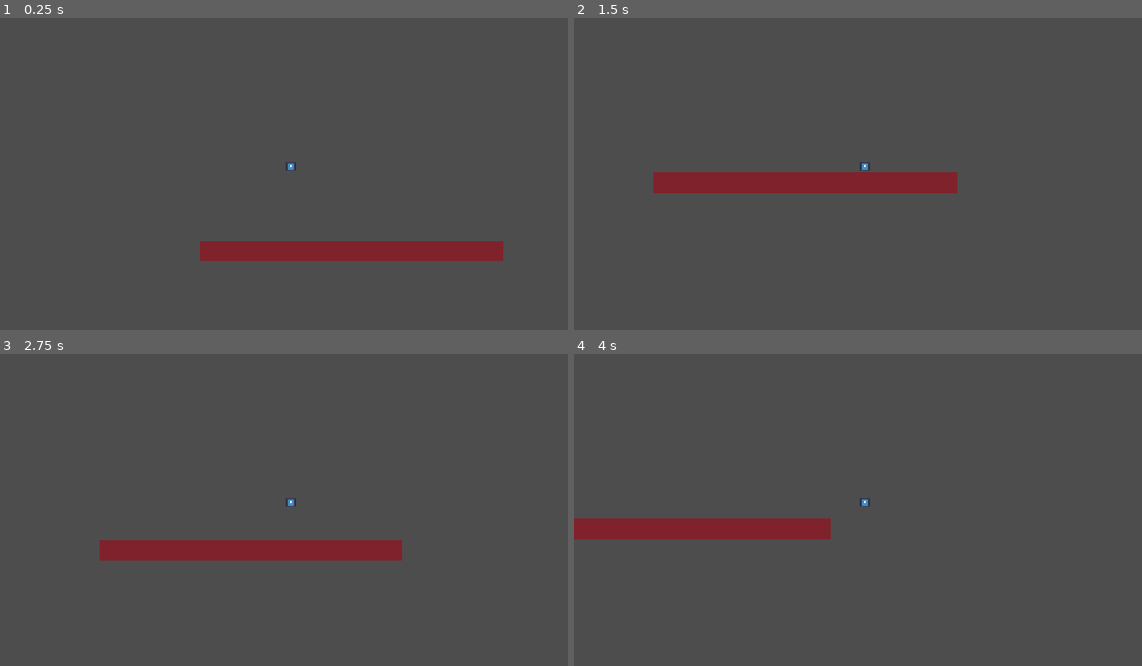
Above: before the commit, frames 1-4 (two rows, left to right).
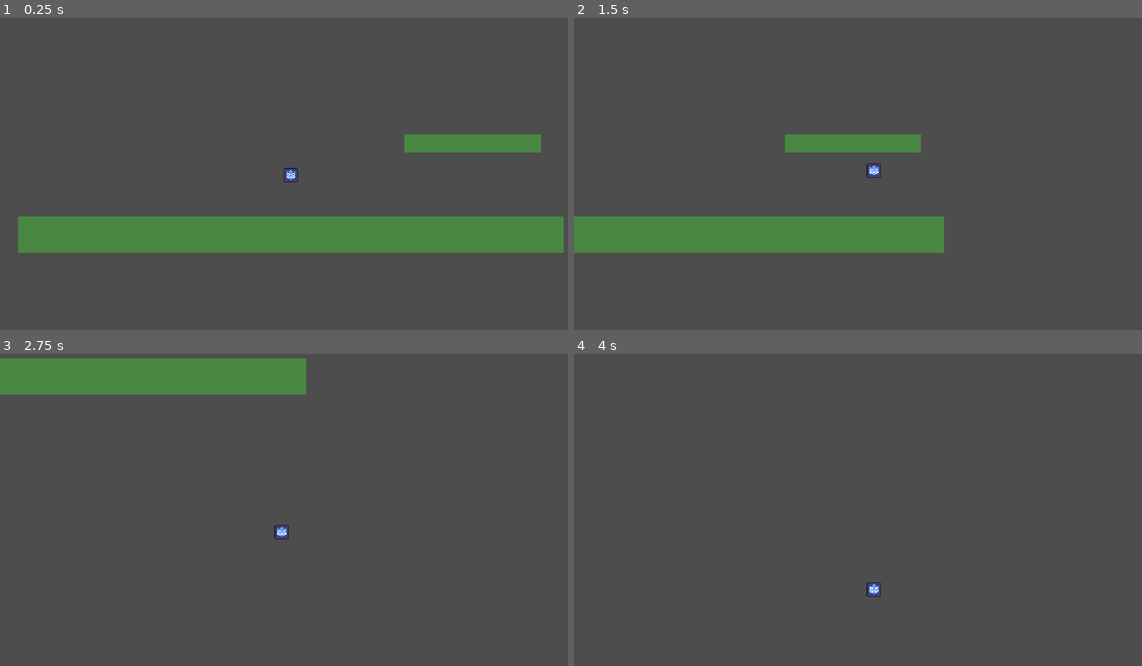
Above: after the commit, the same moments.

Repository: thatoneperson10/platformer-game
Game: Godot game, scene res://scenes/levels/level_01.tscn
Two runs of this game, one before a commit and one after it. Both use one fixed random seed, a clock stepped at 60 frames per second and the inputs below. The project has no main scene, so this scene is started directly. The engine's default icon, where the game draws it, is replaced by a stand-in: a white triangle on a blue panel in a dark square.
Inputs (mouse positions are in pixels of both pictures, inside the frame that each line leads up to):
- Up to frame 1 (0.25 s): no input
- Up to frame 2 (1.5 s): tap Enter at 0.5 s; move the mouse to (994, 149) at 0.52 s; hold D (move_right) from 0.53 s (still down); tap W (jump) at 0.6, 0.77, 1.07 s; click (994, 149) at 0.67 s; move the mouse to (750, 183) at 1.27 s; tap Alt at 1.35 s
- Up to frame 3 (2.75 s): tap W (jump) at 1.52, 1.55, 1.82, 2.3 s; move the mouse to (346, 428) at 2.02 s; release D (move_right) at 2.03 s; hold A (move_left) from 2.03 s (still down); tap Shift at 2.1 s
- Up to frame 4 (4 s): move the mouse to (835, 569) at 2.77 s; release A (move_left) at 2.78 s; hold D (move_right) from 2.78 s (still down); tap W (jump) at 2.85, 3.02, 3.32, 3.77, 3.8 s; click (835, 569) at 2.92 s; move the mouse to (1039, 550) at 3.52 s; tap Alt at 3.6 s

The runs differ from the first frame. In frame 1, 14% of the frame differs, in the area x 3-100%, y 37-78%; in frame 2, 13%; in frame 3, 9.9%; in frame 4, 3.2%.

Commit message:
Fix pixel art camera jitter and lock game to 60 FPS

Diff:
--- a/project.godot
+++ b/project.godot
@@ -12,12 +12,17 @@
 
 config/name="platformer game"
 config/features=PackedStringArray("4.7", "GL Compatibility")
+run/max_fps=60
 config/icon="res://icon.svg"
 
 [display]
 
-window/stretch/mode="canvas_items"
-window/stretch/aspect="expand"
+window/size/viewport_width=640
+window/size/viewport_height=360
+window/size/window_width_override=1280
+window/size/window_height_override=720
+window/stretch/mode="viewport"
+window/stretch/scale_mode="integer"
 
 [editor_plugins]
 
@@ -47,9 +52,12 @@
 [physics]
 
 3d/physics_engine="Jolt Physics"
+common/physics_interpolation=true
 
 [rendering]
 
 rendering_device/driver.windows="d3d12"
 renderer/rendering_method="gl_compatibility"
 renderer/rendering_method.mobile="gl_compatibility"
+anti_aliasing/quality/msaa_2d=2
+2d/snap/snap_2d_transforms_to_pixel=true
--- a/scenes/levels/level_01.tscn
+++ b/scenes/levels/level_01.tscn
@@ -1,6 +1,7 @@
 [gd_scene format=3 uid="uid://besadbafatndd"]
 
 [ext_resource type="PackedScene" uid="uid://coxoa0juibbty" path="res://scenes/player/player.tscn" id="1_m802k"]
+[ext_resource type="Script" uid="uid://bi3v43825yjln" path="res://scripts/components/pixel_camera.gd" id="2_i2aat"]
 
 [sub_resource type="RectangleShape2D" id="RectangleShape2D_n3o4e"]
 size = Vector2(600, 40)
@@ -8,14 +9,30 @@
 [node name="Level01" type="Node2D" unique_id=1050967744]
 
 [node name="Player" parent="." unique_id=1082145479 instance=ExtResource("1_m802k")]
-position = Vector2(200, 200)
 
 [node name="Ground" type="StaticBody2D" parent="." unique_id=1051851369]
-position = Vector2(320, 400)
+position = Vector2(0, 100)
 
 [node name="CollisionShape2D" type="CollisionShape2D" parent="Ground" unique_id=24832103]
 shape = SubResource("RectangleShape2D_n3o4e")
 
 [node name="Polygon2D" type="Polygon2D" parent="Ground" unique_id=449248778]
-color = Color(0.5019608, 0.13333334, 0.16862746, 1)
+color = Color(0.28235295, 0.5294118, 0.25882354, 1)
 polygon = PackedVector2Array(-300, -20, 300, -20, 300, 20, -300, 20)
+
+[node name="Platform1" type="StaticBody2D" parent="." unique_id=144115344]
+position = Vector2(200, 0)
+scale = Vector2(0.25, 0.5)
+
+[node name="CollisionShape2D" type="CollisionShape2D" parent="Platform1" unique_id=1708678597]
+shape = SubResource("RectangleShape2D_n3o4e")
+
+[node name="Polygon2D" type="Polygon2D" parent="Platform1" unique_id=711472328]
+color = Color(0.28235295, 0.5294118, 0.25882354, 1)
+polygon = PackedVector2Array(-300, -20, 300, -20, 300, 20, -300, 20)
+
+[node name="Camera2D" type="Camera2D" parent="." unique_id=939253644 node_paths=PackedStringArray("target")]
+position_smoothing_speed = 10.0
+script = ExtResource("2_i2aat")
+target = NodePath("../Player")
+follow_speed = 32.0
--- a/scenes/player/movement_component.gd
+++ b/scenes/player/movement_component.gd
@@ -1,17 +1,60 @@
+
 extends Node
 
 @export var move_speed: float = 250.0
-@export var jump_velocity: float = -350.0
-@export var gravity: float = 980.0
+@export var acceleration: float = 2500.0
+@export var friction: float = 1600.0
+@export var jump_velocity: float = -450.0
+@export var gravity: float = 900.0
+@export var fall_gravity_multiplier: float = 1.4
+@export var jump_cut_multiplier: float = 0.55
+@export var coyote_time: float = 0.12
+@export var jump_buffer_time: float = 0.12
 
 @onready var player: CharacterBody2D = get_parent()
 
+var coyote_timer: float = 0.0
+var jump_buffer_timer: float = 0.0
+
+
 func update_movement(delta: float) -> void:
+	if player.is_on_floor():
+		coyote_timer = coyote_time
+	else:
+		coyote_timer = maxf(coyote_timer - delta, 0.0)
+
+	if Input.is_action_just_pressed("jump"):
+		jump_buffer_timer = jump_buffer_time
+	else:
+		jump_buffer_timer = maxf(jump_buffer_timer - delta, 0.0)
+
 	if not player.is_on_floor():
-		player.velocity.y += gravity * delta
+		var current_gravity = gravity
 
-	if Input.is_action_just_pressed("jump") and player.is_on_floor():
+		if player.velocity.y > 0.0:
+			current_gravity *= fall_gravity_multiplier
+
+		player.velocity.y += current_gravity * delta
+
+	if Input.is_action_just_released("jump") and player.velocity.y < 0.0:
+		player.velocity.y *= jump_cut_multiplier
+
+	if jump_buffer_timer > 0.0 and coyote_timer > 0.0:
 		player.velocity.y = jump_velocity
+		coyote_timer = 0.0
+		jump_buffer_timer = 0.0
 
-	var direction = Input.get_axis("move_left", "move_right")
-	player.velocity.x = direction * move_speed
+	var direction: float = Input.get_axis("move_left", "move_right")
+
+	if direction != 0.0:
+		player.velocity.x = move_toward(
+			player.velocity.x,
+			direction * move_speed,
+			acceleration * delta
+		)
+	else:
+		player.velocity.x = move_toward(
+			player.velocity.x,
+			0.0,
+			friction * delta
+		)
--- a/scenes/player/player.tscn
+++ b/scenes/player/player.tscn
@@ -1,23 +1,21 @@
 [gd_scene format=3 uid="uid://coxoa0juibbty"]
 
-[ext_resource type="Texture2D" uid="uid://b2dgel3uql5vt" path="res://icon.svg" id="1_8afob"]
 [ext_resource type="Script" uid="uid://cge5cw1ria1lk" path="res://scenes/player/player.gd" id="1_dovo2"]
+[ext_resource type="Texture2D" uid="uid://dyji2oeeqypcv" path="res://godot.png" id="2_gmlin"]
 [ext_resource type="Script" uid="uid://bs3f5stvgm64g" path="res://scenes/player/movement_component.gd" id="3_gmlin"]
 
 [sub_resource type="RectangleShape2D" id="RectangleShape2D_n3o4e"]
-size = Vector2(24, 24)
+size = Vector2(16, 16)
 
 [node name="Player" type="CharacterBody2D" unique_id=1082145479]
 script = ExtResource("1_dovo2")
 
 [node name="Sprite2D" type="Sprite2D" parent="." unique_id=1661118530]
-scale = Vector2(0.15, 0.15)
-texture = ExtResource("1_8afob")
+texture_filter = 1
+texture = ExtResource("2_gmlin")
 
 [node name="CollisionShape2D" type="CollisionShape2D" parent="." unique_id=406197798]
 shape = SubResource("RectangleShape2D_n3o4e")
 
-[node name="Camera2D" type="Camera2D" parent="." unique_id=1130076730]
-
 [node name="MovementComponent" type="Node" parent="." unique_id=1325737654]
 script = ExtResource("3_gmlin")
--- /dev/null
+++ b/scripts/components/pixel_camera.gd
@@ -0,0 +1,33 @@
+extends Camera2D
+
+@export var target: Node2D
+@export var follow_speed: float = 8.0
+@export var pixel_size: float = 1.0
+
+var smooth_position: Vector2
+
+
+func _ready() -> void:
+	position_smoothing_enabled = false
+	process_callback = Camera2D.CAMERA2D_PROCESS_IDLE
+
+	if target:
+		smooth_position = target.global_position
+		global_position = smooth_position
+
+
+func _process(delta: float) -> void:
+	if not target:
+		return
+
+	var weight = 1.0 - exp(-follow_speed * delta)
+
+	smooth_position = smooth_position.lerp(
+		target.global_position,
+		weight
+	)
+
+	global_position = Vector2(
+		roundf(smooth_position.x / pixel_size) * pixel_size,
+		roundf(smooth_position.y / pixel_size) * pixel_size
+	)
Binary file added: godot.png
Not shown, added: godot.png.import
Not shown, added: scripts/components/pixel_camera.gd.uid
